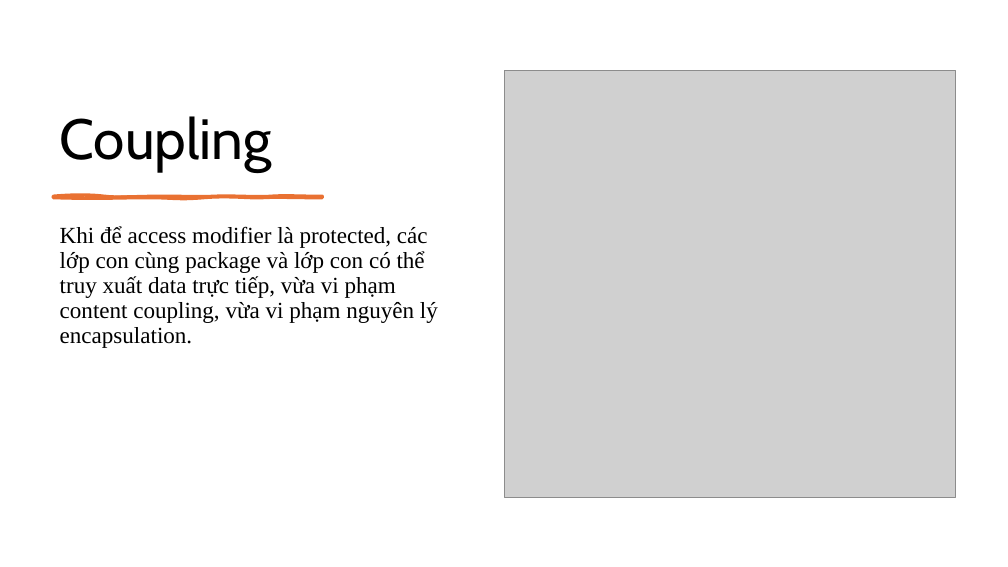
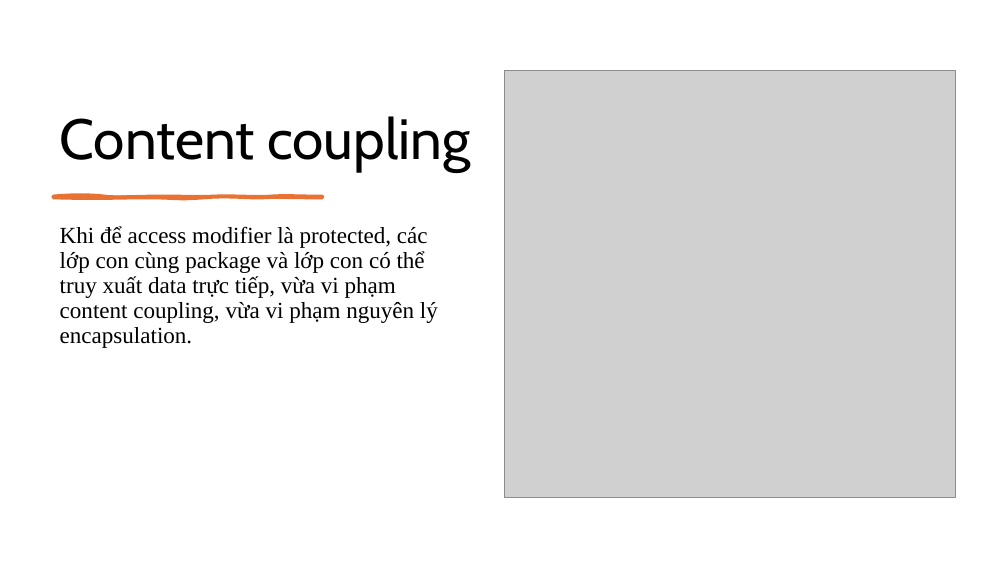
Before and after one commit to tung2212002/DP.20232.07, a slide deck: slide 3 of presentation/Presentation.pptx. Drawn at 1008x567 pixels with LibreOffice and Linux fonts; fonts in the diff are those of the drawing; grey boxes stand for pictures. Boxes give left, top, right and bottom in pixels: in the first picture for what was removed or moved away, otherwise in the second. Text is boxed around its words. In the diff, an @@ line names an element or a change of style, - is before the commit and + after.

```diff
--- a/presentation/Presentation.pptx
+++ b/presentation/Presentation.pptx
@@ title at [60, 116, 470, 172]: text changed @@
-Coupling
+Content coupling
```
Also in this commit, not shown: 1 slide added, 3 other files.
